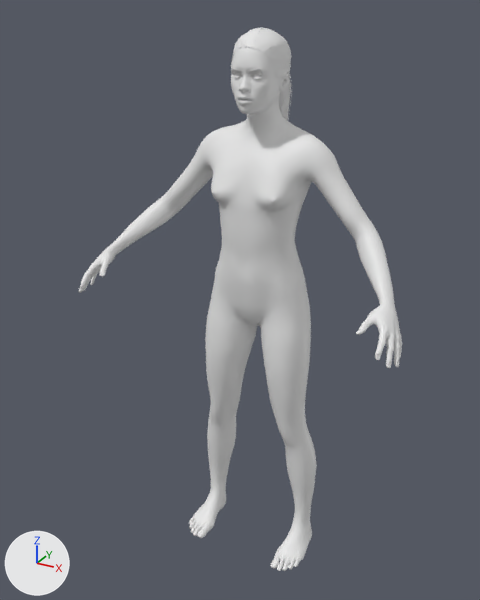
Renders of the glTF model game/assets/humans/dragonkind_female_adolescent.glb from each side of a commit.
Rendered twice from a 50 mm lens placed at (0.971, -1.944, 1.947), pointed at (-0.044, -0.097, 1.024). Every picture has the same lights, and +X, +Y and +Z are marked at lower left. The first picture is the older version. Materials are left out; every surface is plain grey. Vertices at exactly the same position are counted once.

Names of what the first picture shows: 'Body'.
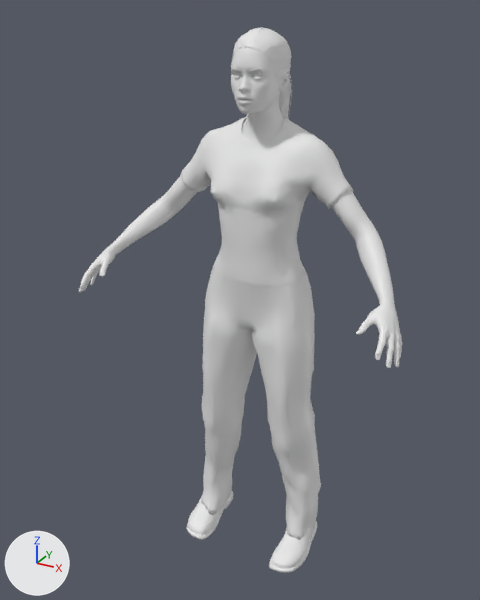
The change in detail:
me_mesh_0 is used by ob_body; location (0.0, 0.0, 0.0).
me_mesh_0 had 17528 vertices, 32832 faces and spanned x -0.57..0.57, y -0.36..0.14, z 0.0..1.89.
me_mesh_0 now has 21918 vertices, 41302 faces and spans x -0.57..0.57, y -0.36..0.14, z 0.0..1.89.
me_mesh_0 part 1: a new loose piece of 1357 vertices spanning x -0.26..0.25, y -0.16..0.11, z 0.06..1.13.
me_mesh_0 part 2: a new loose piece of 1311 vertices spanning x -0.31..0.3, y -0.17..0.09, z 1.05..1.63.
me_mesh_0 part 3: a new loose piece of 717 vertices spanning x 0.14..0.26, y -0.23..0.05, z 0.0..0.12.
me_mesh_0 part 4: a new loose piece of 717 vertices spanning x -0.26..-0.14, y -0.23..0.05, z 0.0..0.12.
Other edits to the shape of me_mesh_0 do not show in these pictures.

Pixel boxes (x1, y1, x2, y2) of what changed, in the pictures (480 x 600 px):
'Body', reshaped
    before: (78, 27, 402, 571)
    after: (78, 27, 402, 573)
part 1 of me_mesh_0, added
    after: (201, 267, 321, 539)
part 2 of me_mesh_0, added
    after: (180, 117, 353, 301)
part 3 of me_mesh_0, added
    after: (269, 521, 317, 573)
part 4 of me_mesh_0, added
    after: (187, 488, 233, 540)
